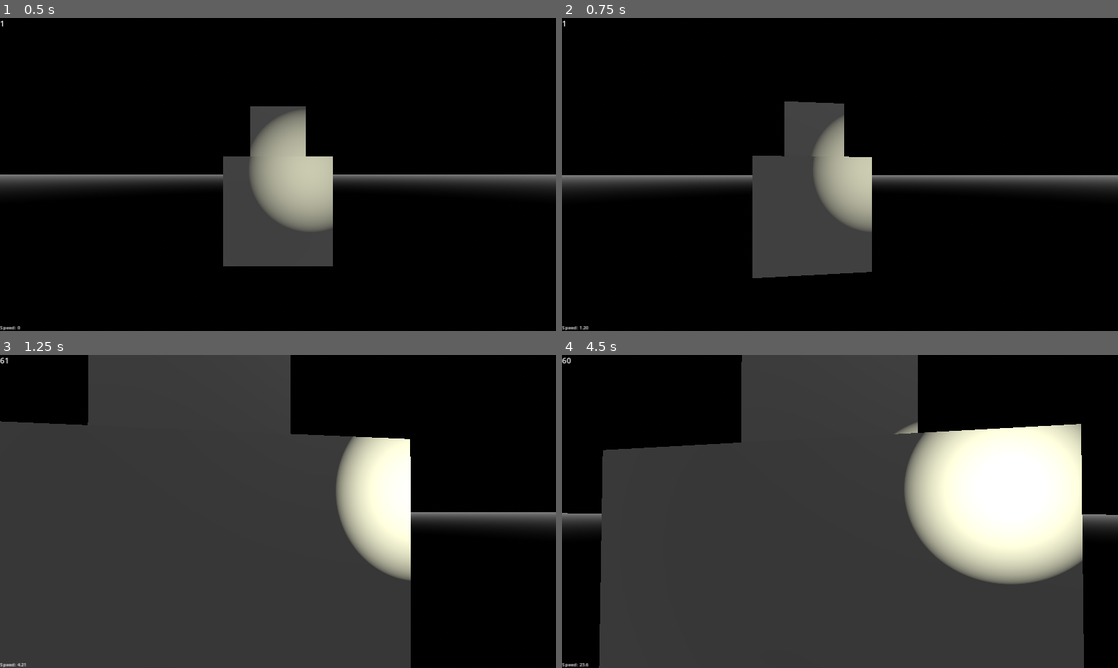
Above: before the commit, frames 1-4 (two rows, left to right).
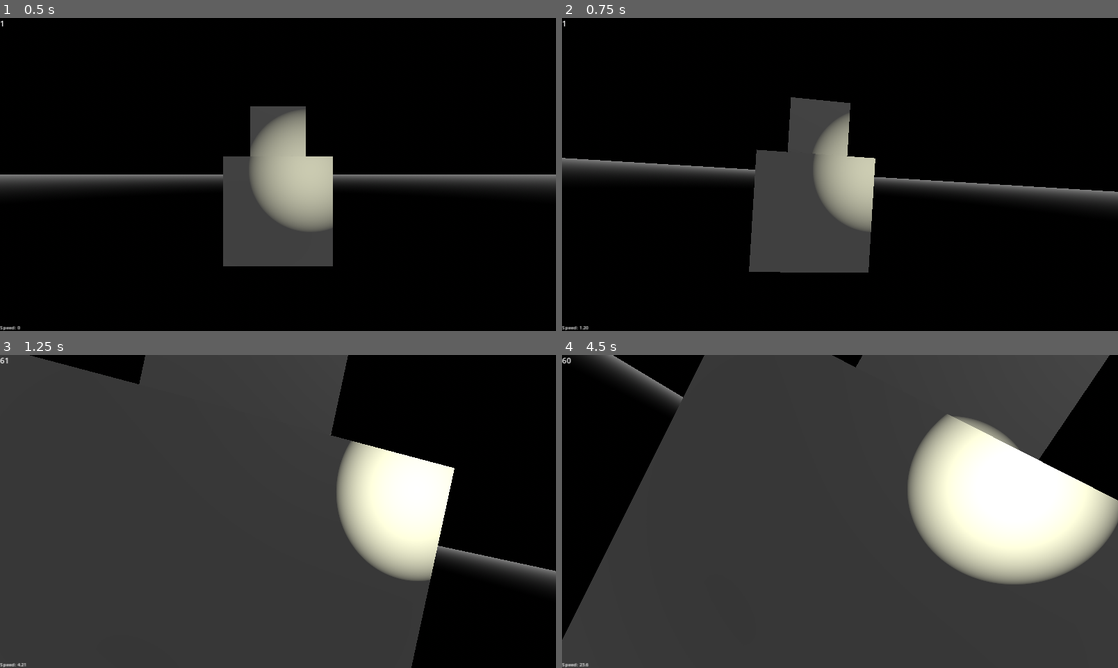
Above: after the commit, the same moments.

Repository: Alexresh/SpaceVoid
Game: Godot game, scene res://Main_scene.tscn
Two runs of this game, one before a commit and one after it. Both use one fixed random seed, a clock stepped at 60 frames per second and the inputs below.
Inputs (mouse positions are in pixels of both pictures, inside the frame that each line leads up to):
- Up to frame 1 (0.5 s): no input
- Up to frame 2 (0.75 s): tap Enter at 0.5 s; move the mouse to (867, 174) at 0.52 s; hold W (forward) from 0.53 s (still down); hold X (camera_stabilize, bound only after the commit) from 0.53 s (still down)
- Up to frame 3 (1.25 s): keep holding W (forward); keep holding X (camera_stabilize, bound only after the commit)
- Up to frame 4 (4.5 s): keep holding W (forward); move the mouse to (812, 511) at 1.27 s; release X (camera_stabilize, bound only after the commit) at 1.28 s; tap F (stop) at 1.35 s; tap X (camera_stabilize, bound only after the commit) at 1.55, 2.85, 3.8, 4.35 s; tap Space (up) at 2, 4.25 s; move the mouse to (851, 505) at 2.02 s; hold X (camera_stabilize, bound only after the commit) 2.03-2.78 s; move the mouse to (834, 517) at 2.77 s; tap Enter at 3.5 s; move the mouse to (878, 514) at 3.52 s; hold F (stop) 3.53-4.28 s; move the mouse to (795, 508) at 4.27 s

Frame 1 is identical in both runs. In frame 2, 6.4% of the frame differs, in the area x 0-100%, y 25-84%; in frame 3, 11%; in frame 4, 21%, in the area x 0-100%, y 0-100%.

Commit message:
Pohui
Camera Z fix

Diff:
--- a/Player_script.gd
+++ b/Player_script.gd
@@ -4,6 +4,7 @@
 const CAMERA_VERTICAL_SENSIVITY = 0.1
 const CAMERA_HORIZONTAL_SENSIVITY = 0.1
 const ROTATION_SPEED = 0.05
+const STABILIZE_SPEED = 0.005
 
 @export var SpeedLabel: RichTextLabel
 @export var FPS: RichTextLabel
@@ -30,6 +31,15 @@
 		velocity += get_basis() * Vector3(0, 0, SPEED)
 	if (Input.is_action_pressed("stop") && (velocity.length() <= 0.5)):
 		velocity = Vector3.ZERO
+	if (Input.is_action_pressed("camera_stabilize")):
+		if get_rotation().x > 0:
+			self.rotate_x(-STABILIZE_SPEED)
+		elif get_rotation().x < 0:
+			self.rotate_x(STABILIZE_SPEED)
+		if get_rotation().z > 0:
+			self.rotate_z(STABILIZE_SPEED)
+		elif get_rotation().z < 0:
+			self.rotate_z(STABILIZE_SPEED)
 	SpeedLabel.text = "Speed: " + str(velocity.length()).substr(0, 4)
 	FPS.text = str(Engine.get_frames_per_second())
 
@@ -41,6 +51,15 @@
 		Input.set_mouse_mode(Input.MOUSE_MODE_CAPTURED)
 
 	if (Input.get_mouse_mode() == Input.MOUSE_MODE_CAPTURED) and (event is InputEventMouseMotion):
+		print(str(get_rotation()) + 'p')
+		#self.rotate_y(event.relative.x * CAMERA_VERTICAL_SENSIVITY)
+		#self.rotate_z(event.relative.y * CAMERA_HORIZONTAL_SENSIVITY)
+		var past_angle_z = get_basis().get_euler().z
 		rotate_object_local(Vector3(0, 1, 0), deg_to_rad(-event.relative.x * CAMERA_HORIZONTAL_SENSIVITY))
 		rotate_object_local(Vector3(1, 0, 0), deg_to_rad(-event.relative.y * CAMERA_VERTICAL_SENSIVITY))
+		self.set_rotation(Vector3(get_basis().get_euler().x, get_basis().get_euler().y, past_angle_z))
+		#self.rotate_z(rad_to_deg(dif_angle_z))
+		#rotate_object_local(Vector3(0, 0, 1), get_basis().get_euler().z - dif_angle_z)
 		#rotate(transform.basis.x.normalized(), -deg_to_rad(event.relative.y * CAMERA_VERTICAL_SENSIVITY)) # rotate around local axis
+		print(str(get_rotation()) + 'f')
+		print()
--- a/project.godot
+++ b/project.godot
@@ -72,3 +72,8 @@
 "events": [Object(InputEventKey,"resource_local_to_scene":false,"resource_name":"","device":-1,"window_id":0,"alt_pressed":false,"shift_pressed":false,"ctrl_pressed":false,"meta_pressed":false,"pressed":false,"keycode":0,"physical_keycode":70,"key_label":0,"unicode":102,"echo":false,"script":null)
 ]
 }
+camera_stabilize={
+"deadzone": 0.5,
+"events": [Object(InputEventKey,"resource_local_to_scene":false,"resource_name":"","device":-1,"window_id":0,"alt_pressed":false,"shift_pressed":false,"ctrl_pressed":false,"meta_pressed":false,"pressed":false,"keycode":0,"physical_keycode":88,"key_label":0,"unicode":120,"echo":false,"script":null)
+]
+}
